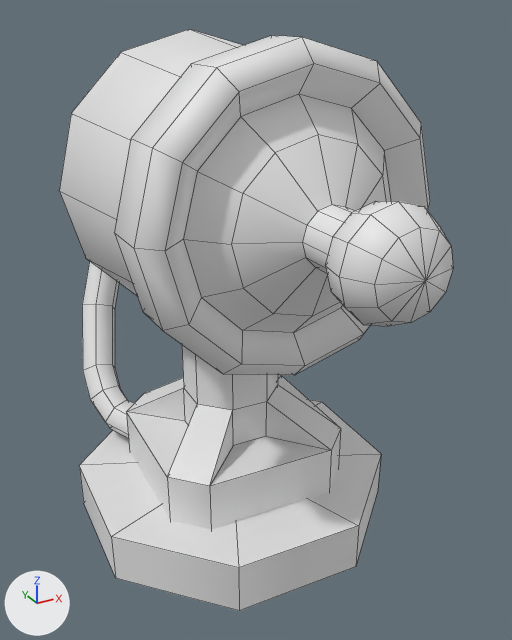
Renders of the FBX model Assets/Models/lazer.fbx from each side of a commit.
Rendered twice from a 50 mm lens placed at (-3.01, -6.04, 4.93), pointed at (0.13, -0.32, 2.08). Every picture has the same lights, and +X, +Y and +Z are marked at lower left. Mesh edges are drawn as thin lines. Materials are left out; every surface is plain grey. Where no turn or scale is listed for an object, it has been applied to the vertices.

Names of what the first picture shows: 'Stand', 'Turret'.
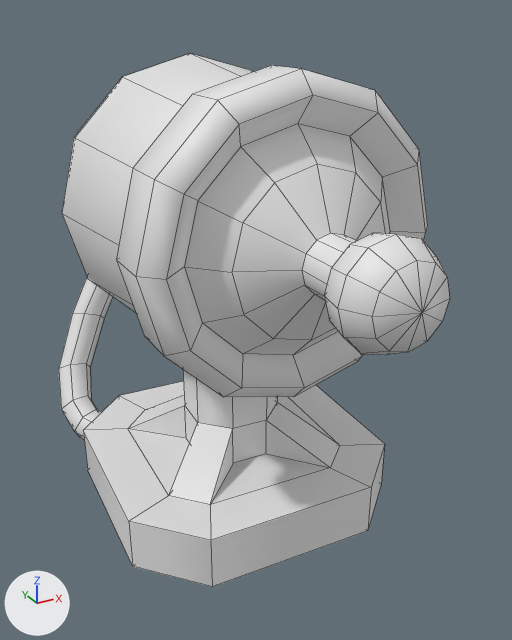
Changed parts and their boxes (x1, y1, x2, y2) in the pictures (512 x 640 px; the box of a moved part takes in the faces that stretch with it):
```json
{"object": "Turret", "change": "reshaped, moved, turned, rescaled", "before": [59, 29, 453, 530], "after": [59, 54, 450, 587]}
{"object": "Stand", "change": "deleted", "before": [79, 400, 381, 611]}
{"part": 1, "of": "me_beziercurve", "change": "moved or reshaped", "before": [59, 29, 453, 375], "after": [62, 54, 450, 397]}
{"part": 2, "of": "me_beziercurve", "change": "added", "after": [59, 277, 113, 439]}
{"part": 3, "of": "me_beziercurve", "change": "added", "after": [83, 370, 385, 587]}
{"part": 4, "of": "me_beziercurve", "change": "deleted", "before": [82, 261, 134, 438]}
{"part": 5, "of": "me_beziercurve", "change": "deleted", "before": [126, 345, 341, 530]}
```

The change, as JSON lines over the scene's bpy script:
```json
{"block": "me_beziercurve", "where": "# used by ob_turret; location = (0.0, 0.0, 2.23); rotation_euler = (0.0, 1.571, 0.0), in degrees (0, 90, 0)"}
{"op": "remove", "block": "me_beziercurve", "code": "me_beziercurve.from_pydata(...)  # 282 vertices, 282 faces; spans x -2.53..1.99, y -2.82..2.49, z -1.42..1.42"}
{"op": "add", "block": "me_beziercurve", "code": "me_beziercurve.from_pydata(...)  # 298 vertices, 298 faces; spans x -148.84..148.69, y 1.63..453.14, z -248.9..281.58"}
{"block": "me_beziercurve", "change": "me_beziercurve part 1: the loose piece of 170 vertices spanning x -2.53..0.31, y -2.82..1.54, z -1.42..1.42 is multiplied about its middle by the matrix ((0.0, 0.0, 100.0), (-100.0, 0.0, 0.0), (0.0, -100.0, 0.0)), then moved by (1.11, 312.19, 63.93)"}
{"block": "me_beziercurve", "change": "me_beziercurve part 2: a new loose piece of 72 vertices spanning x -148.84..36.13, y 8.22..352.25, z -248.9..-106.29"}
{"block": "me_beziercurve", "change": "me_beziercurve part 3: a new loose piece of 56 vertices spanning x -148.69..148.69, y 1.63..200.55, z -148.69..148.69"}
{"block": "me_beziercurve", "change": "me_beziercurve part 4: the loose piece of 72 vertices spanning x -1.52..1.92, y 0.72..2.49, z -1.21..0.36 is deleted"}
{"block": "me_beziercurve", "change": "me_beziercurve part 5: the loose piece of 40 vertices spanning x 0.0..1.99, y -1.02..1.02, z -1.02..1.02 is deleted"}
{"op": "set", "path": "ob_turret.location", "old": "(0.0, 0.0, 2.23)", "new": "(0.0, 0.0, 0.0)"}
{"op": "set", "path": "ob_turret.rotation_euler", "old": "(0.0, 1.571, 0.0)", "new": "(1.571, 0.0, 0.0)", "note": "degrees (0, 90, 0) -> degrees (90, 0, 0)"}
{"op": "set", "path": "ob_turret.scale", "old": "(1.0, 1.0, 1.0)", "new": "(0.01, 0.01, 0.01)"}
{"op": "remove", "block": "ob_stand", "code": ["ob_stand = bpy.data.objects.new('Stand', me_cylinder_001)", "ob_stand.location = (0.0, 0.0, 0.0)"]}
```
